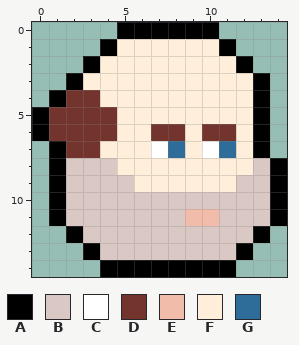
Pixel-art sprite: images/icon-dad.png. That is the earlier state.
The file is 150x150 pixels, drawn in blocks of 10x10; one block is one cell here.
Palette (. is transparent): A #000000  B #d9c8c3  C #ffffff  D #73342e  E #f2bcaa  F #ffeed9  G #2e6d99
Once edited:
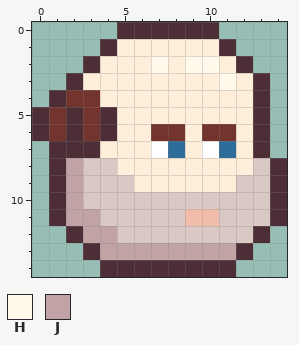
Colours new in this view: H #fff9eb  J #c1a2a5
Author's note on the commit: Fixed margin issue
Changes in this commit:
Colour A changes from #000000 to #4d2e37.
Colour A replaces colour D in rows 5 to 6 at x 2 and 4; in row 7 at x 2 to 3.
Colour H replaces colour F in row 2 at x 7 and 9 to 10; in row 3 at x 11.
Colour J replaces colour B in rows 8 to 10 at x 2; in row 11 at x 2 to 3; in row 12 at x 3 to 4; in row 13 at x 4 to 11.
Where, in picture pixels (left, top, right, bottom), the same in both pictures:
changed: (32, 22, 287, 277)
